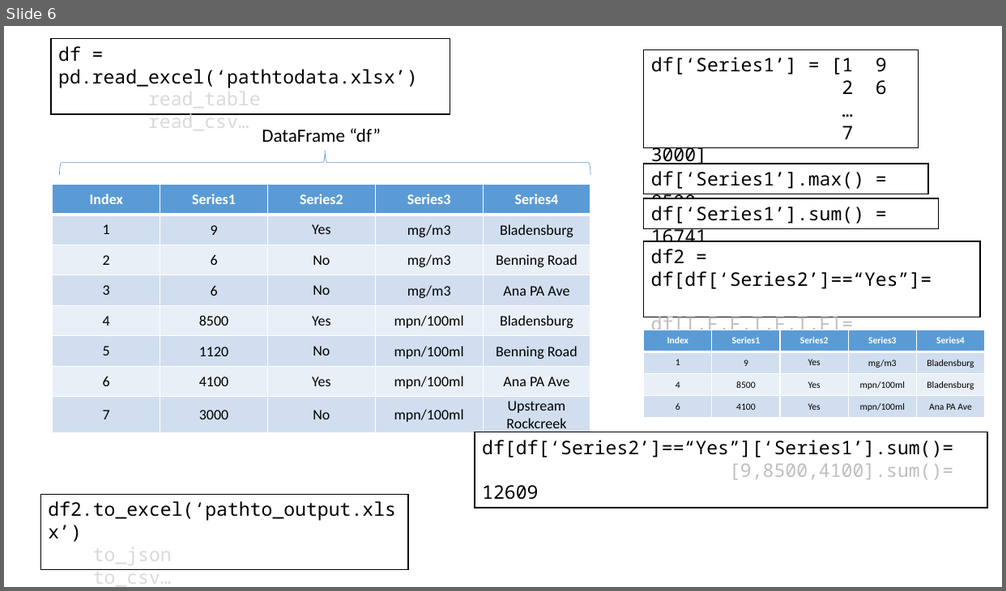
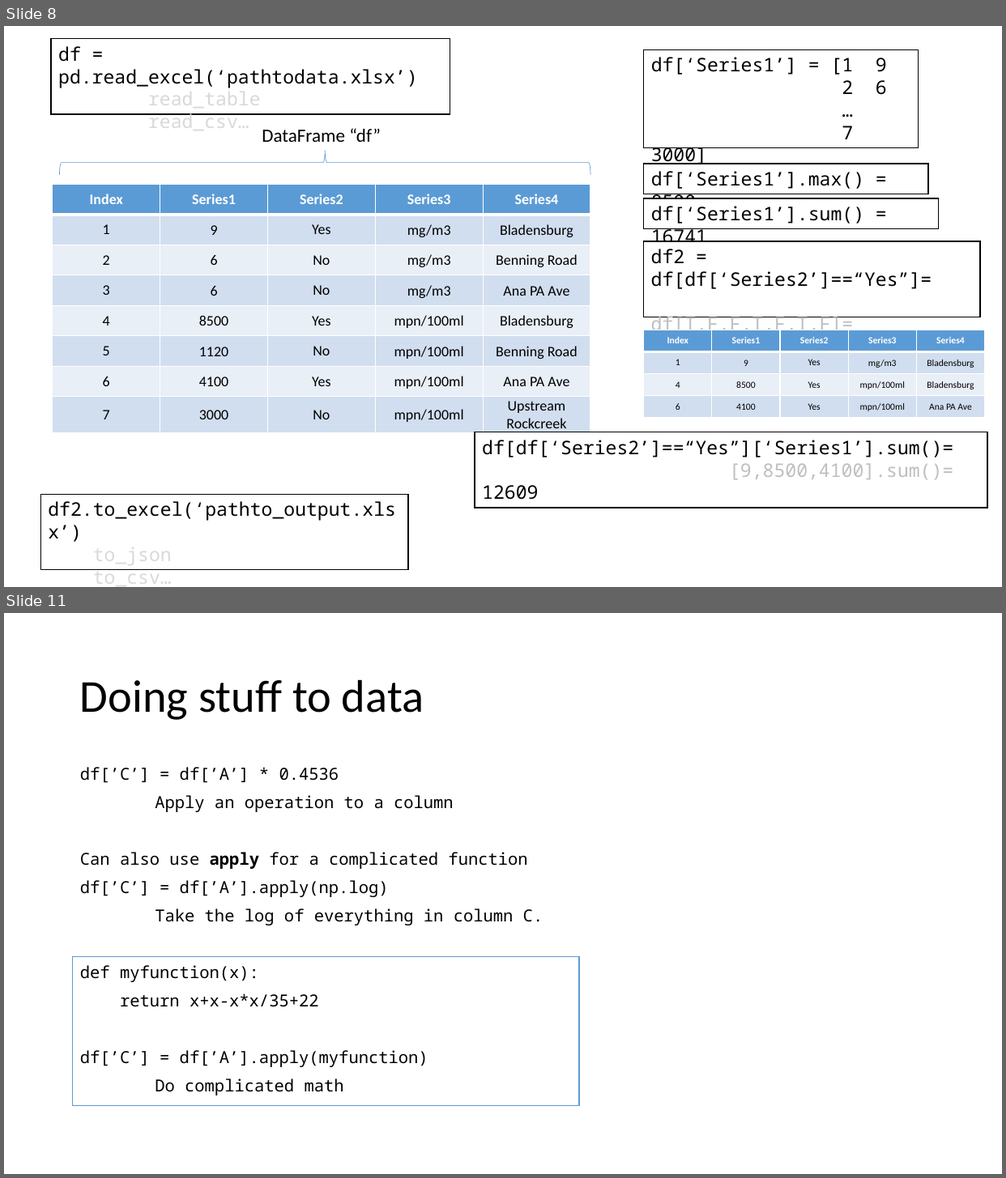
Before and after one commit to LimnoTech/Python-Data-Analysis-Course, a slide deck: Day2/UsingPandas/Introduction to Pandas.pptx. Shown one above the other, each under a label of ours: slide 6 before the commit, slides 8 and 11 after it; the slides between them are not shown. The pictures are 1006x591 and 1006x1178 pixels, drawn with LibreOffice and Linux fonts; fonts in the diff are those of the drawing. Boxes give left, top, right and bottom in pixels: in the first picture for what was removed or moved away, otherwise in the second. Text is boxed around its words. In the diff, an @@ line names an element or a change of style, - is before the commit and + after.

```diff
--- a/Day2/UsingPandas/Introduction to Pandas.pptx
+++ b/Day2/UsingPandas/Introduction to Pandas.pptx
@@ slide 11 added at (x1=4, y1=613, x2=1002, y2=1174), background #FFFFFF @@
@@ title added at (x1=80, y1=679, x2=424, y2=720), 44 pt, text #000000 @@
+Doing stuff to data
@@ text added at (x1=80, y1=767, x2=543, y2=1096), 16 pt, text #000000 @@
+df[’C’] = df[’A’] * 0.4536
+Apply an operation to a column
+Can also use apply for a complicated function
+df[’C’] = df[’A’].apply(np.log)
+Take the log of everything in column C.
+def myfunction(x):
+return x+x-x*x/35+22
+df[’C’] = df[’A’].apply(myfunction)
+Do complicated math
@@ rectangle added at (x1=73, y1=956, x2=580, y2=1105), outline #5B9BD5 1 pt @@
@@ what was slide 6 is now slide 8 @@
```
Also in this commit, not shown: 1 slide changed, 4 other slides added, 8 other files.
